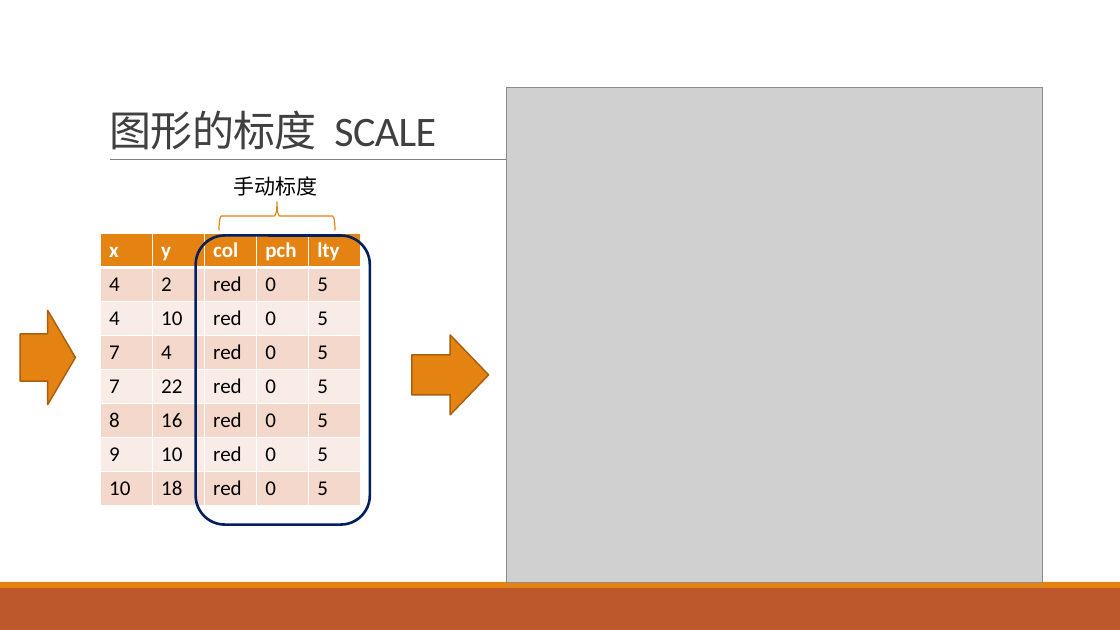
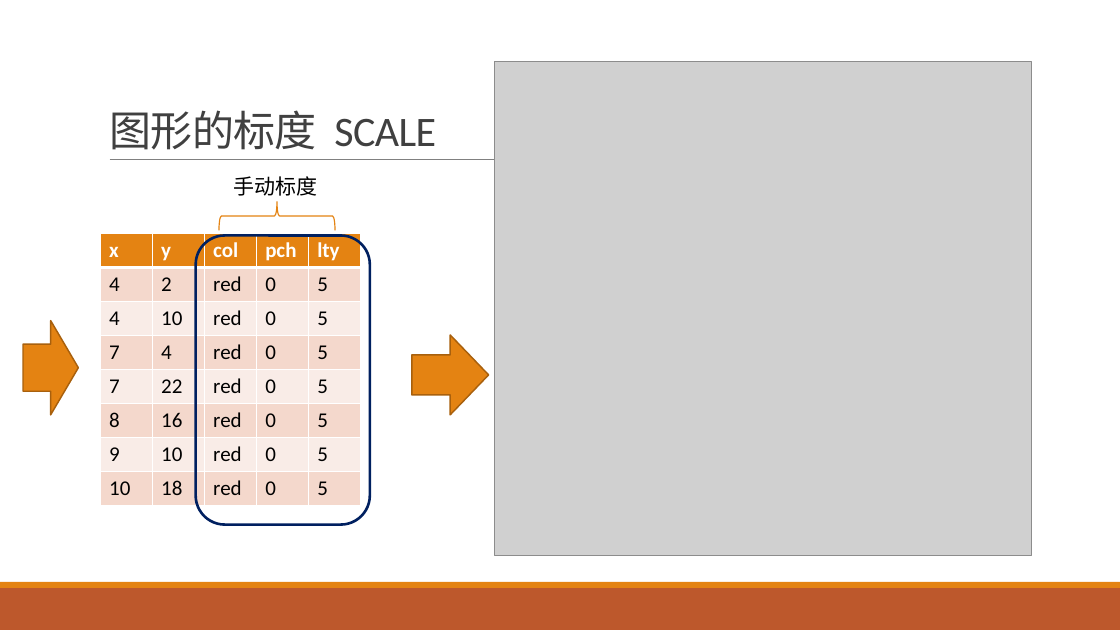
Before and after one commit to exoplanetX/DataAnalytics, a slide deck: slide 8 of 数据分析-5-数据可视化.pptx. Drawn at 1120x630 pixels with LibreOffice and Linux fonts; fonts in the diff are those of the drawing; grey boxes stand for pictures. Boxes give left, top, right and bottom in pixels: in the first picture for what was removed or moved away, otherwise in the second. Text is boxed around its words. In the diff, an @@ line names an element or a change of style, - is before the commit and + after.

```diff
--- a/数据分析-5-数据可视化.pptx
+++ b/数据分析-5-数据可视化.pptx
@@ picture: place and size @@
-picture at (507,88,1044,583)
+picture at (495,61,1032,556)
@@ right arrow: place and size @@
-right arrow at (20,311,76,405)
+right arrow at (23,321,78,415)
```
Also in this commit, not shown: 8 other slides changed, 4 slides added, 3 slides removed, 1 other file.
